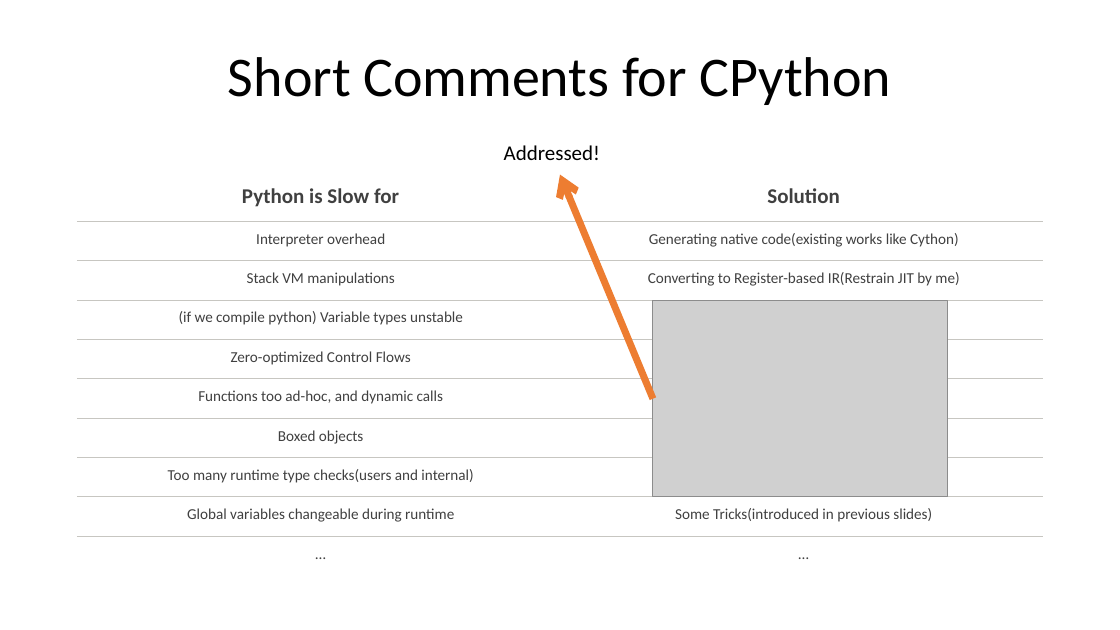
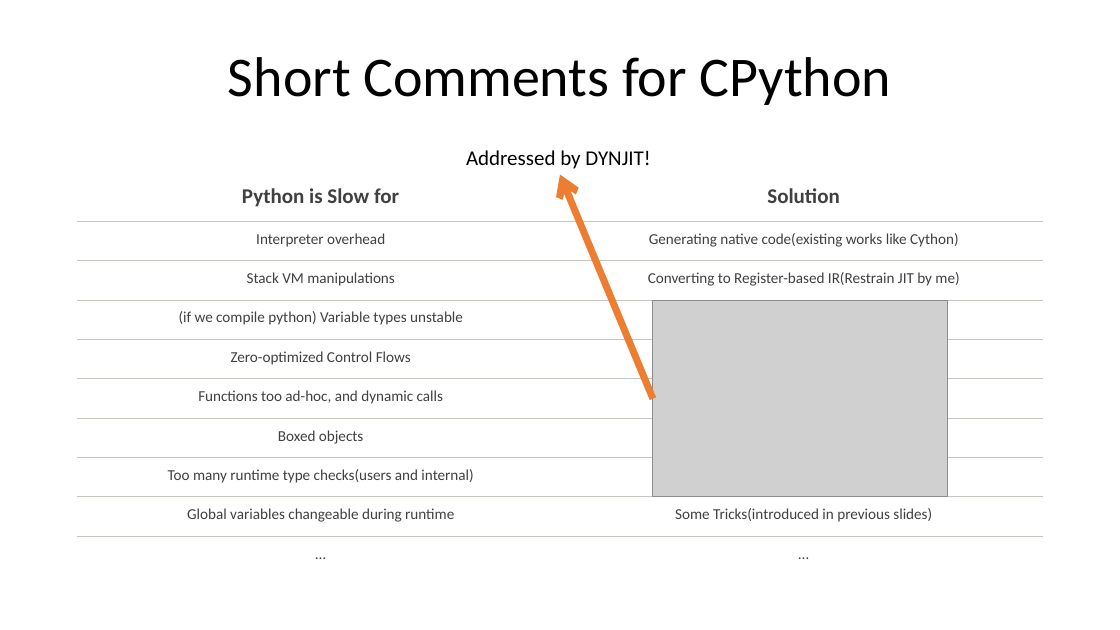
Before and after one commit to thautwarm/Site-32, a slide deck: slide 3 of src/Others/slides/impl0.pptx. Drawn at 1120x630 pixels with LibreOffice and Linux fonts; fonts in the diff are those of the drawing; grey boxes stand for pictures. Boxes give left, top, right and bottom in pixels: in the first picture for what was removed or moved away, otherwise in the second. Text is boxed around its words. In the diff, an @@ line names an element or a change of style, - is before the commit and + after.

```diff
--- a/src/Others/slides/impl0.pptx
+++ b/src/Others/slides/impl0.pptx
@@ text at (466,150,650,169): text changed @@
-Addressed!
+Addressed by DYNJIT!
```
Also in this commit, not shown: 6 other slides changed, 5 slides added, 1 slide removed.
